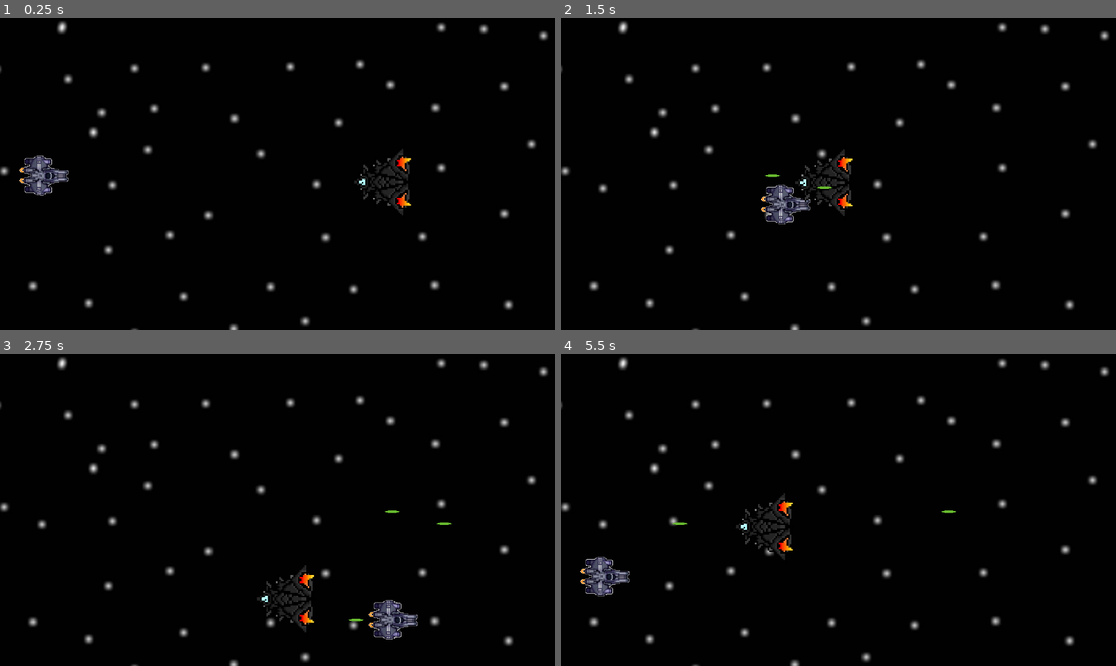
Above: before the commit, frames 1-4 (two rows, left to right).
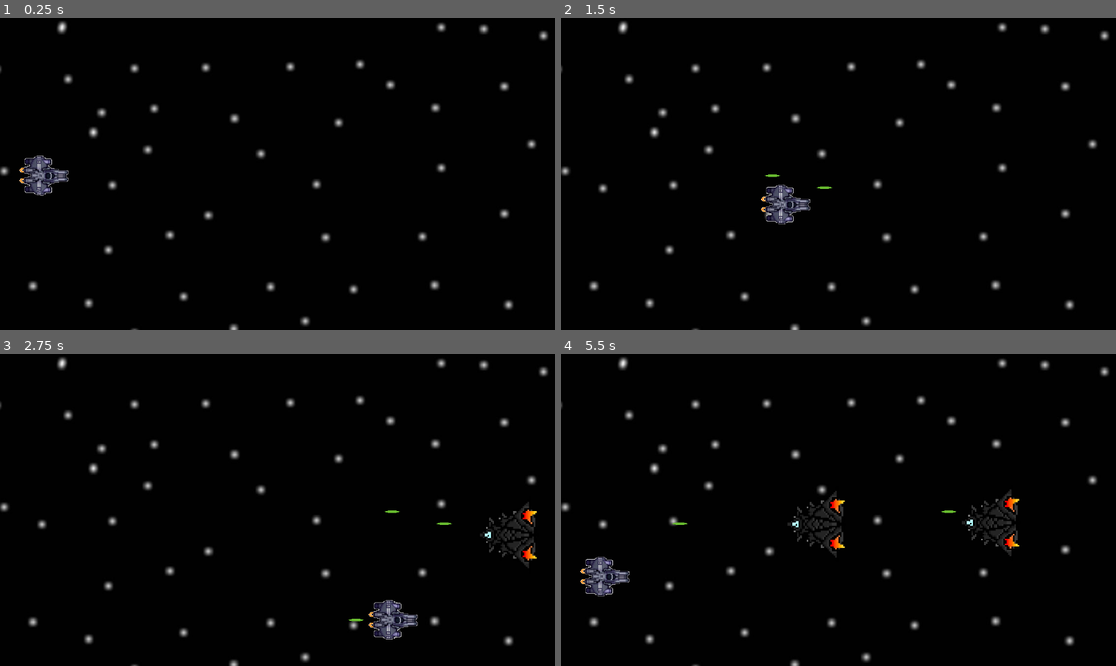
Above: after the commit, the same moments.

Repository: cofeek-codes/Space-Strike
Game: Godot game, scene res://scenes/main/game.tscn
Two runs of this game, one before a commit and one after it. Both use one fixed random seed, a clock stepped at 60 frames per second and the inputs below.
Inputs (mouse positions are in pixels of both pictures, inside the frame that each line leads up to):
- Up to frame 1 (0.25 s): no input
- Up to frame 2 (1.5 s): move the mouse to (960, 158) at 0.52 s; hold D (move_right) 0.53-1.28 s; click (960, 158) at 0.6 s; move the mouse to (727, 189) at 1.27 s; hold S (move_down) from 1.28 s (still down); click (727, 189) at 1.35 s
- Up to frame 3 (2.75 s): move the mouse to (333, 441) at 2.02 s; release S (move_down) at 2.03 s; hold D (move_right) from 2.03 s (still down); click (333, 441) at 2.1 s
- Up to frame 4 (5.5 s): move the mouse to (810, 572) at 2.77 s; release D (move_right) at 2.78 s; hold W (move_up) 2.78-3.53 s; click (810, 572) at 2.85 s; move the mouse to (1005, 556) at 3.52 s; hold A (move_left) 3.53-5.03 s; click (1005, 556) at 3.6 s; move the mouse to (672, 463) at 4.27 s; click (672, 463) at 4.35 s; move the mouse to (866, 510) at 5.02 s; hold S (move_down) from 5.03 s (still down); click (866, 510) at 5.1 s

The runs differ from the first frame. In frame 1, 0.6% of the frame differs, in the area x 63-75%, y 42-64%; in frame 2, 0.6%; in frame 3, 1.3%; in frame 4, 2.0%, in the area x 31-83%, y 43-66%.

Commit message:
enemy spawner

Diff:
--- a/project.godot
+++ b/project.godot
@@ -14,6 +14,10 @@
 run/main_scene="res://scenes/main/game.tscn"
 config/features=PackedStringArray("4.3", "GL Compatibility")
 config/icon="res://icon.svg"
+
+[global_group]
+
+enemies=""
 
 [input]
 
@@ -57,3 +61,4 @@
 textures/canvas_textures/default_texture_filter=0
 renderer/rendering_method="gl_compatibility"
 renderer/rendering_method.mobile="gl_compatibility"
+textures/vram_compression/import_etc2_astc=true
--- a/scenes/enemies/basic_enemy.tscn
+++ b/scenes/enemies/_enemies/basic_enemy.tscn
@@ -1,15 +1,15 @@
 [gd_scene load_steps=3 format=3 uid="uid://bm6t0edeebcpg"]
 
-[ext_resource type="Script" path="res://scripts/enemies/basic_enemy.gd" id="1_fh0vf"]
-[ext_resource type="Texture2D" uid="uid://c6mt52aog560j" path="res://assets/enemies/basic_enemy.png" id="1_lln3h"]
+[ext_resource type="Script" path="res://scripts/enemies/basic_enemy.gd" id="1_vvoms"]
+[ext_resource type="Texture2D" uid="uid://c6mt52aog560j" path="res://assets/enemies/basic_enemy.png" id="2_ygiii"]
 
-[node name="Enemy" type="Area2D"]
+[node name="Enemy" type="Area2D" groups=["enemies"]]
 rotation = -1.5708
 scale = Vector2(0.3, 0.3)
-script = ExtResource("1_fh0vf")
+script = ExtResource("1_vvoms")
 
 [node name="Sprite" type="Sprite2D" parent="."]
-texture = ExtResource("1_lln3h")
+texture = ExtResource("2_ygiii")
 
 [node name="Collider" type="CollisionPolygon2D" parent="."]
 visible = false
--- /dev/null
+++ b/scenes/enemies/enemy_spawner.tscn
@@ -0,0 +1,12 @@
+[gd_scene load_steps=2 format=3 uid="uid://tqna3almfkmy"]
+
+[ext_resource type="Script" path="res://scripts/enemies/enemy_spawner.gd" id="1_726h5"]
+
+[node name="EnemySpawner" type="Node2D"]
+script = ExtResource("1_726h5")
+
+[node name="EnemySpawnTimer" type="Timer" parent="."]
+wait_time = 2.0
+autostart = true
+
+[connection signal="timeout" from="EnemySpawnTimer" to="." method="_on_enemy_spawn_timer_timeout"]
--- a/scenes/main/game.tscn
+++ b/scenes/main/game.tscn
@@ -2,7 +2,7 @@
 
 [ext_resource type="Texture2D" uid="uid://bidl06v5fr0ip" path="res://assets/game/background.jpg" id="1_5su6y"]
 [ext_resource type="PackedScene" uid="uid://c475vp2gxr3q2" path="res://scenes/player/player.tscn" id="2_pe4lf"]
-[ext_resource type="PackedScene" uid="uid://bm6t0edeebcpg" path="res://scenes/enemies/basic_enemy.tscn" id="3_0ri4e"]
+[ext_resource type="PackedScene" uid="uid://tqna3almfkmy" path="res://scenes/enemies/enemy_spawner.tscn" id="3_pij6b"]
 
 [node name="Game" type="Node2D"]
 
@@ -14,5 +14,5 @@
 [node name="Player" parent="." instance=ExtResource("2_pe4lf")]
 position = Vector2(90, 324)
 
-[node name="Enemy" parent="." instance=ExtResource("3_0ri4e")]
-position = Vector2(844, 342)
+[node name="EnemySpawner" parent="." instance=ExtResource("3_pij6b")]
+position = Vector2(1188, 326)
--- a/scripts/enemies/enemy_spawner.gd
+++ b/scripts/enemies/enemy_spawner.gd
@@ -1,11 +1,25 @@
 extends Node
 
+const ENEMIES_FOLDER_PATH = "res://scenes/enemies/_enemies/"
+const ENEMY_SPAWNED_LIMIT = 5
 
-# Called when the node enters the scene tree for the first time.
-func _ready() -> void:
-	pass # Replace with function body.
+var enemy_scenes: Array = [
+	preload("res://scenes/enemies/_enemies/basic_enemy.tscn")
+]
 
 
-# Called every frame. 'delta' is the elapsed time since the previous frame.
-func _process(delta: float) -> void:
-	pass
+func _ready() -> void:
+	_debug_assert_all_enemies_loaded()
+
+func _debug_assert_all_enemies_loaded():
+	var enemy_dir_len = len(DirAccess.open(ENEMIES_FOLDER_PATH).get_files())
+	assert(enemy_dir_len == len(enemy_scenes), "EnemySpawner: not all enemy scenes are loaded")
+
+func _on_enemy_spawn_timer_timeout() -> void:
+	if get_tree().get_node_count_in_group("enemies") < ENEMY_SPAWNED_LIMIT:
+		print('new enemy should spawn')
+		var enemy_to_spawn = enemy_scenes.pick_random()
+		var enemy = enemy_to_spawn.instantiate()
+		enemy.global_position.x = self.global_position.x
+		enemy.global_position.y = randf_range(self.global_position.y - 90, self.global_position.y + 90)
+		get_parent().add_child(enemy)
